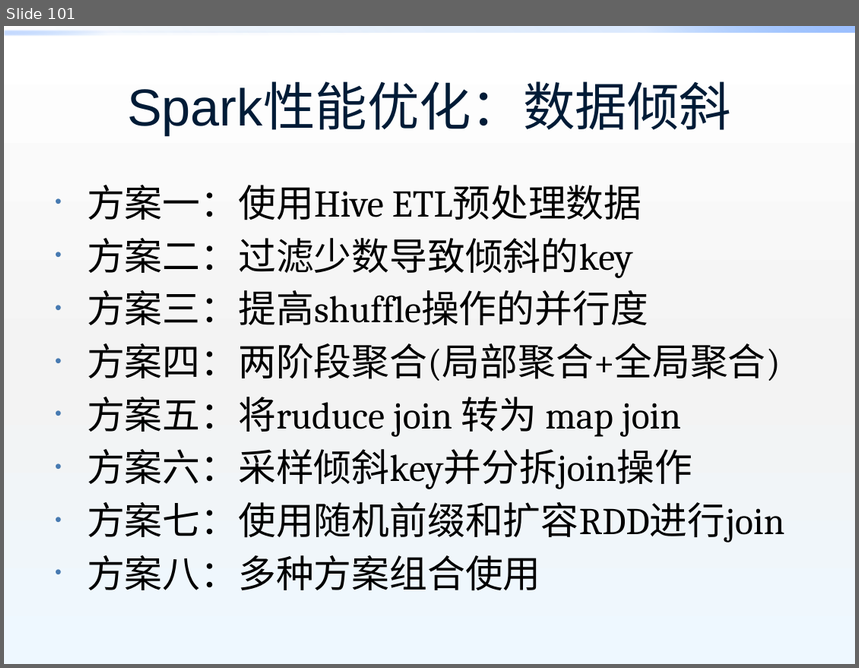
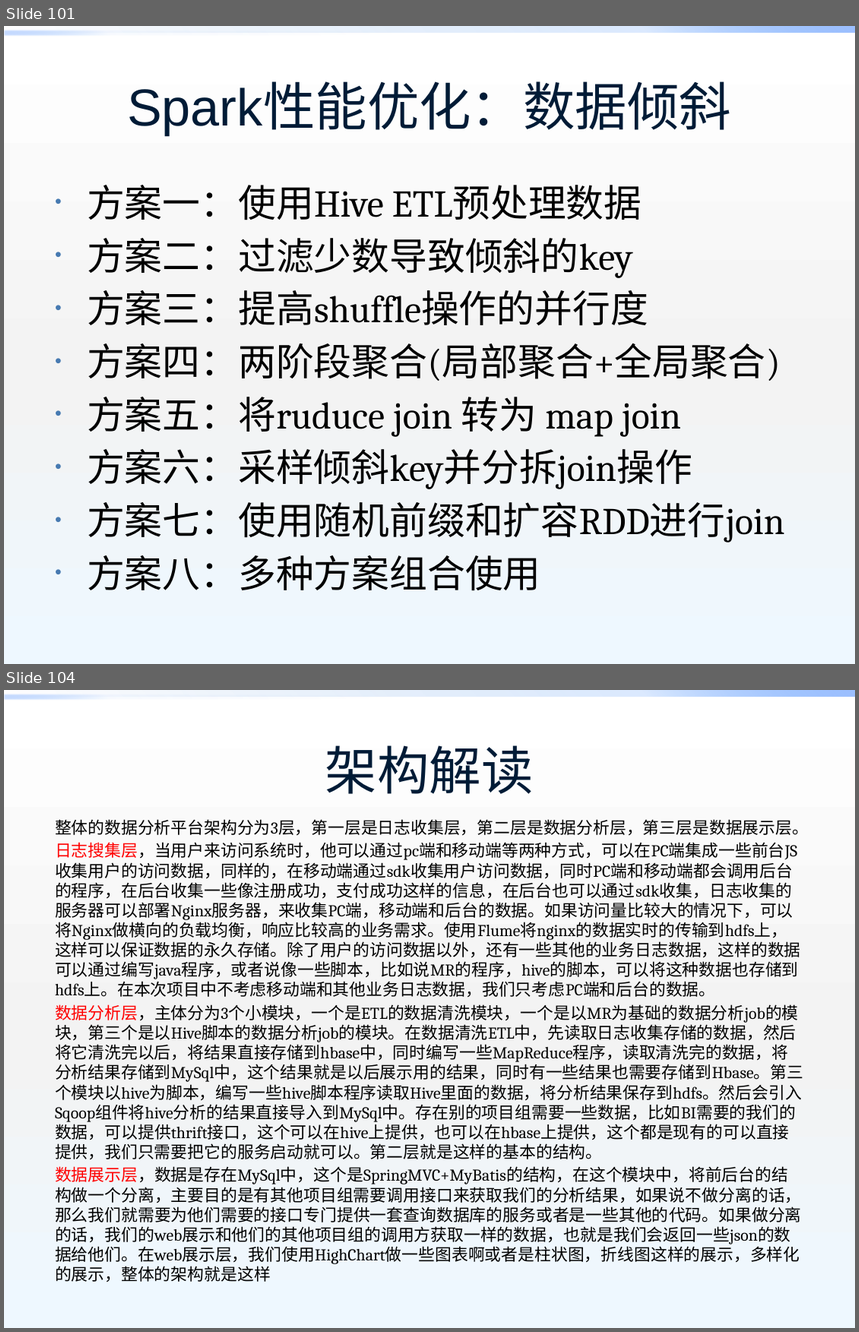
Before and after one commit to xrw560/knowledge-store, a slide deck: cusppt/大数据.pptx. Shown one above the other, each under a label of ours: slide 101 before the commit, slides 101 and 104 after it; the slides between them are not shown. The pictures are 859x668 and 859x1332 pixels, drawn with LibreOffice and Linux fonts; fonts in the diff are those of the drawing; background and template pictures are left out. Boxes give left, top, right and bottom in pixels: in the first picture for what was removed or moved away, otherwise in the second. Text is boxed around its words. In the diff, an @@ line names an element or a change of style, - is before the commit and + after.

```diff
--- a/cusppt/大数据.pptx
+++ b/cusppt/大数据.pptx
@@ slide 104 added at (x1=4, y1=690, x2=855, y2=1328), background gradient #FFFFFF to #F4F4F4 to #EEF9FF; not listed: 2 template elements that a slide beside it also shows @@
@@ title added at (x1=325, y1=745, x2=534, y2=794), 44 pt, text #001B36 @@
+架构解读
@@ text added at (x1=55, y1=819, x2=809, y2=1265), 14 pt, text #000000 @@
+整体的数据分析平台架构分为3层，第一层是日志收集层，第二层是数据分析层，第三层是数据展示层。
+日志搜集层，当用户来访问系统时，他可以通过pc端和移动端等两种方式，可以在PC端集成一些前台JS收集用户的访问数据，同样的，在移动端通过sdk收集用户访问数据，同时PC端和移动端都会调用后台的程序，在后台收集一些像注册成功，支付成功这样的信息，在后台也可以通过sdk收集，日志收集的服务器可以部署Nginx服务器，来收集PC端，移动端和后台的数据。如果访问量比较大的情况下，可以将Nginx做横向的负载均衡，响应比较高的业务需求。使用Flume将nginx的数据实时的传输到hdfs上，这样可以保证数据的永久存储。除了用户的访问数据以外，还有一些其他的业务日志数据，这样的数据可以通过编写java程序，或者说像一些脚本，比如说MR的程序，hive的脚本，可以将这种数据也存储到hdfs上。在本次项目中不考虑移动端和其他业务日志数据，我们只考虑PC端和后台的数据。
+数据分析层，主体分为3个小模块，一个是ETL的数据清洗模块，一个是以MR为基础的数据分析job的模块，第三个是以Hive脚本的数据分析job的模块。在数据清洗ETL中，先读取日志收集存储的数据，然后将它清洗完以后，将结果直接存储到hbase中，同时编写一些MapReduce程序，读取清洗完的数据，将分析结果存储到MySql中，这个结果就是以后展示用的结果，同时有一些结果也需要存储到Hbase。第三个模块以hive为脚本，编写一些hive脚本程序读取Hive里面的数据，将分析结果保存到hdfs。然后会引入Sqoop组件将hive分析的结果直接导入到MySql中。存在别的项目组需要一些数据，比如BI需要的我们的数据，可以提供thrift接口，这个可以在hive上提供，也可以在hbase上提供，这个都是现有的可以直接提供，我们只需要把它的服务启动就可以。第二层就是这样的基本的结构。
+数据展示层，数据是存在MySql中，这个是SpringMVC+MyBatis的结构，在这个模块中，将前后台的结构做一个分离，主要目的是有其他项目组需要调用接口来获取我们的分析结果，如果说不做分离的话，那么我们就需要为他们需要的接口专门提供一套查询数据库的服务或者是一些其他的代码。如果做分离的话，我们的web展示和他们的其他项目组的调用方获取一样的数据，也就是我们会返回一些json的数据给他们。在web展示层，我们使用HighChart做一些图表啊或者是柱状图，折线图这样的展示，多样化的展示，整体的架构就是这样
```
Also in this commit, not shown: 100 other slides changed, 1 other slide added, 1 other file.
